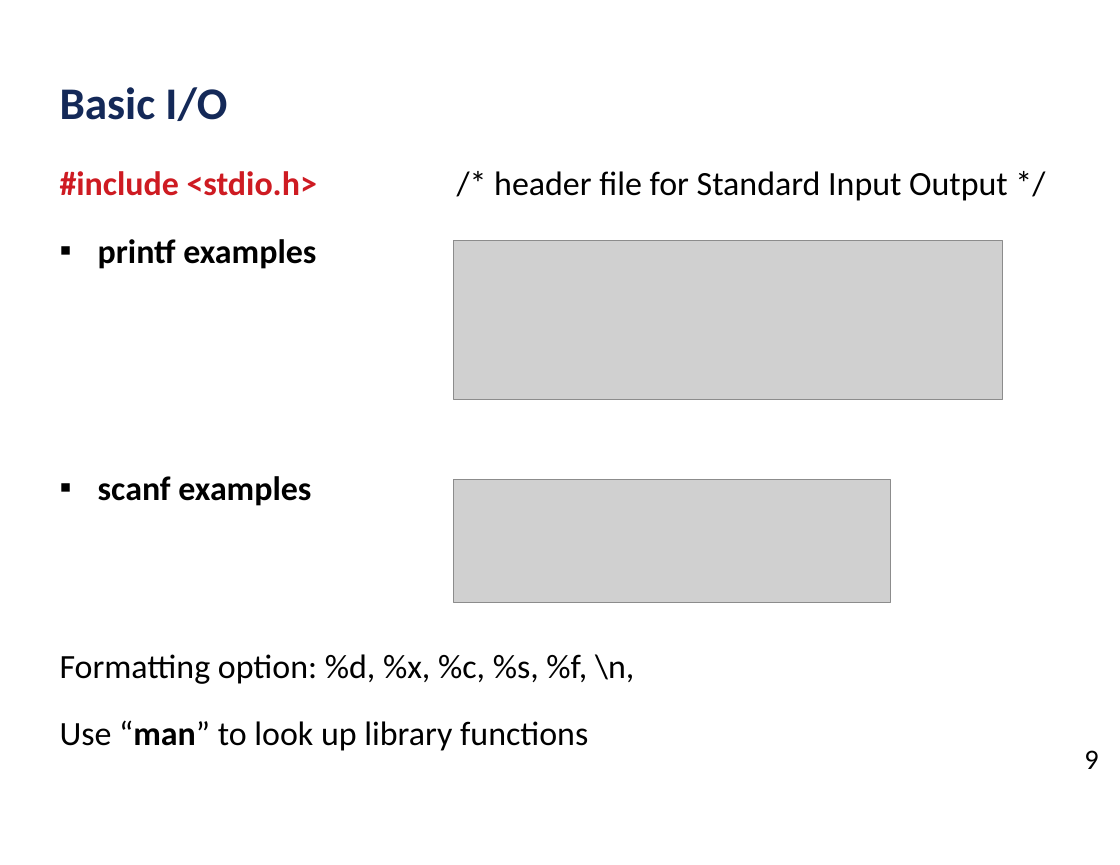
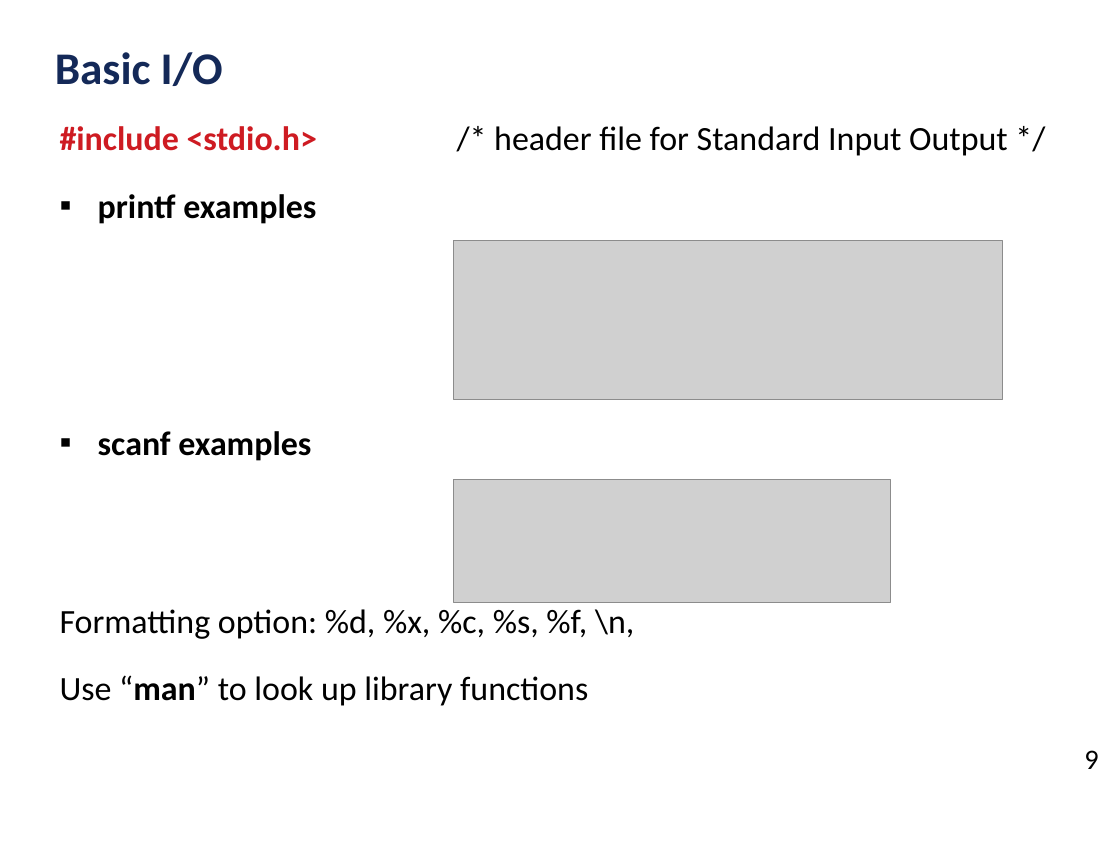
Before and after one commit to ubhowmik/ECE220_Fall2019, a slide deck: slide 11 of Lecture#7/Lecture_7_handout.pptx (slide 9 before the commit). Drawn at 1120x865 pixels with LibreOffice and Linux fonts; fonts in the diff are those of the drawing; grey boxes stand for pictures; background and template pictures are left out. Boxes give left, top, right and bottom in pixels: in the first picture for what was removed or moved away, otherwise in the second. Text is boxed around its words. In the diff, an @@ line names an element or a change of style, - is before the commit and + after.

```diff
--- a/Lecture#7/Lecture_7_handout.pptx
+++ b/Lecture#7/Lecture_7_handout.pptx
@@ text "Basic I/O" moved from (x1=60, y1=87, x2=227, y2=121) to (x1=55, y1=52, x2=223, y2=86) @@
@@ text "#include <stdio.h> /* header file ..." moved from (x1=60, y1=171, x2=1008, y2=751) to (x1=60, y1=126, x2=1008, y2=706) @@
```
Also in this commit, not shown: 2 other slides changed, 2 slides added, 1 other file.
